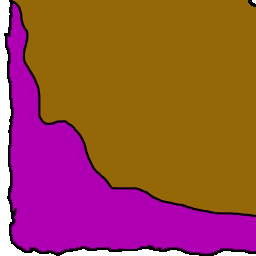
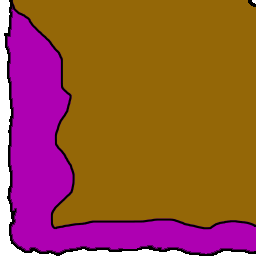
Revision of a layered 256×256 image; what changed, layer by layer:
painted on "NUR Up" over [12, 0, 256, 230]
